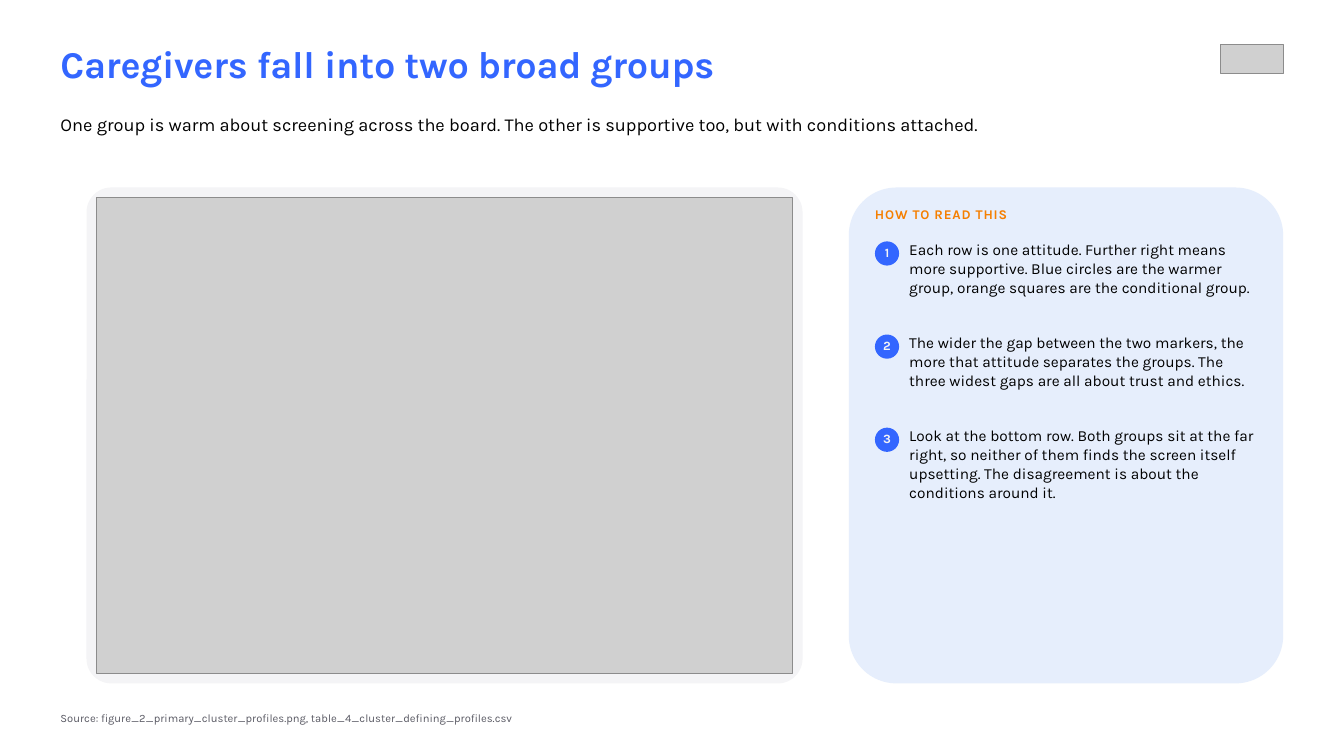
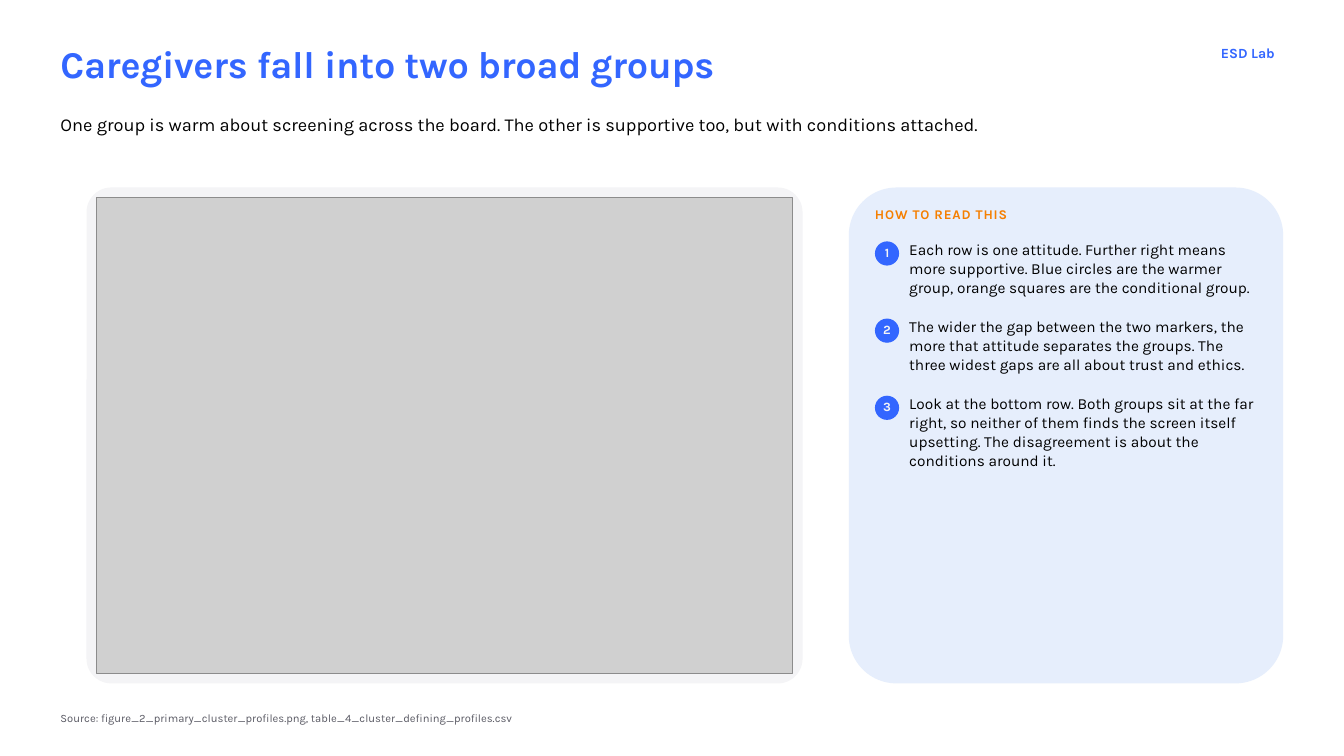
Before and after one commit to namo507/esd-redcap-metadata-watcher, a slide deck: slide 3 of projects/caregiver-cluster-analysis/ESD_Caregiver_Findings_Plain_Language.pptx. Drawn at 1344x756 pixels with LibreOffice and Linux fonts; fonts in the diff are those of the drawing; grey boxes stand for pictures. Boxes give left, top, right and bottom in pixels: in the first picture for what was removed or moved away, otherwise in the second. Text is boxed around its words. In the diff, an @@ line names an element or a change of style, - is before the commit and + after.

```diff
--- a/projects/caregiver-cluster-analysis/ESD_Caregiver_Findings_Plain_Language.pptx
+++ b/projects/caregiver-cluster-analysis/ESD_Caregiver_Findings_Plain_Language.pptx
@@ picture removed at <box>1221,44,1284,74</box> @@
@@ text added at <box>1221,48,1275,58</box>, 10 pt, text #3366FF, bold @@
+ESD Lab
@@ 2 texts, 1 ellipse: place and size @@
-2 texts, 1 ellipse at <box>875,335,1244,390</box>
+2 texts, 1 ellipse at <box>875,319,1244,374</box>
@@ 2 texts, 1 ellipse: place and size @@
-2 texts, 1 ellipse at <box>875,427,1253,498</box>
+2 texts, 1 ellipse at <box>875,396,1253,466</box>
```
Also in this commit, not shown: 9 other slides changed, 36 other files.
